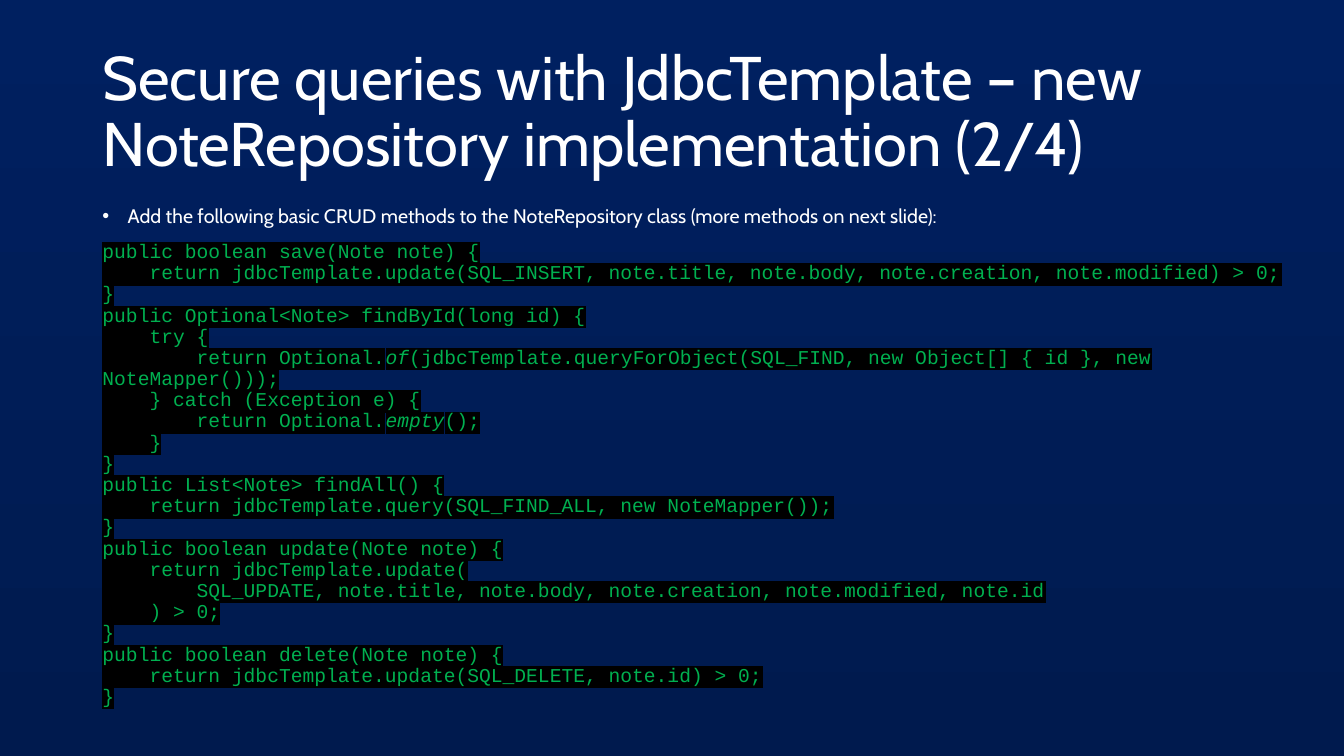
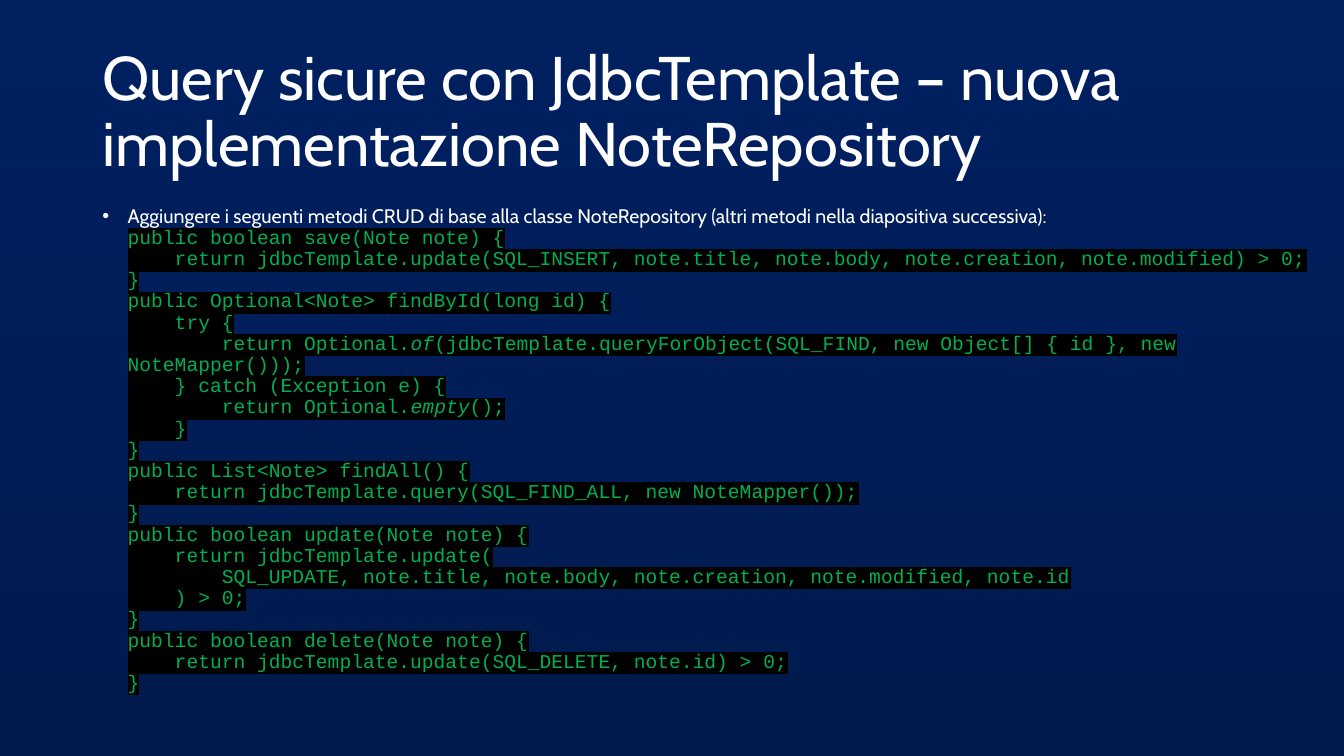
Before and after one commit to AlessandroS94/corso_21122022, a slide deck: slide 9 of Day 4/slide/Spring JDBC.pptx. Drawn at 1344x756 pixels with LibreOffice and Linux fonts; fonts in the diff are those of the drawing. Boxes give left, top, right and bottom in pixels: in the first picture for what was removed or moved away, otherwise in the second. Text is boxed around its words. In the diff, an @@ line names an element or a change of style, - is before the commit and + after.

```diff
--- a/Day 4/slide/Spring JDBC.pptx
+++ b/Day 4/slide/Spring JDBC.pptx
@@ title at bbox=[102, 53, 1120, 180]: text changed @@
-Secure queries with JdbcTemplate – new NoteRepository implementation (2/4)
+Query sicure con JdbcTemplate – nuova implementazione NoteRepository
@@ text at bbox=[128, 208, 1305, 672]: text changed @@
-• Add the following basic CRUD methods to the NoteRepository class (more methods on next slide):
-public boolean save(Note note) {
-return jdbcTemplate.update(SQL_INSERT, note.title, note.body, note.creation, note.modified) > 0;
-}
-public Optional<Note> findById(long id) {
-try {
-return Optional.of(jdbcTemplate.queryForObject(SQL_FIND, new Object[] { id }, new NoteMapper()));
-} catch (Exception e) {
-return Optional.empty();
-}
-}
-public List<Note> findAll() {
-return jdbcTemplate.query(SQL_FIND_ALL, new NoteMapper());
-}
-public boolean update(Note note) {
-return jdbcTemplate.update(
-SQL_UPDATE, note.title, note.body, note.creation, note.modified, note.id
-) > 0;
-}
-public boolean delete(Note note) {
-return jdbcTemplate.update(SQL_DELETE, note.id) > 0;
-}
+• Aggiungere i seguenti metodi CRUD di base alla classe NoteRepository (altri metodi nella diapositiva successiva):
+  public boolean save(Note note) {
+  return jdbcTemplate.update(SQL_INSERT, note.title, note.body, note.creation, note.modified) > 0;
+  }
+  public Optional<Note> findById(long id) {
+  try {
+  return Optional.of(jdbcTemplate.queryForObject(SQL_FIND, new Object[] { id }, new NoteMapper()));
+  } catch (Exception e) {
+  return Optional.empty();
+  }
+  }
+  public List<Note> findAll() {
+  return jdbcTemplate.query(SQL_FIND_ALL, new NoteMapper());
+  }
+  public boolean update(Note note) {
+  return jdbcTemplate.update(
+  SQL_UPDATE, note.title, note.body, note.creation, note.modified, note.id
+  ) > 0;
+  }
+  public boolean delete(Note note) {
+  return jdbcTemplate.update(SQL_DELETE, note.id) > 0;
+  }
```
Also in this commit, not shown: 24 other slides changed, 7 other files.
